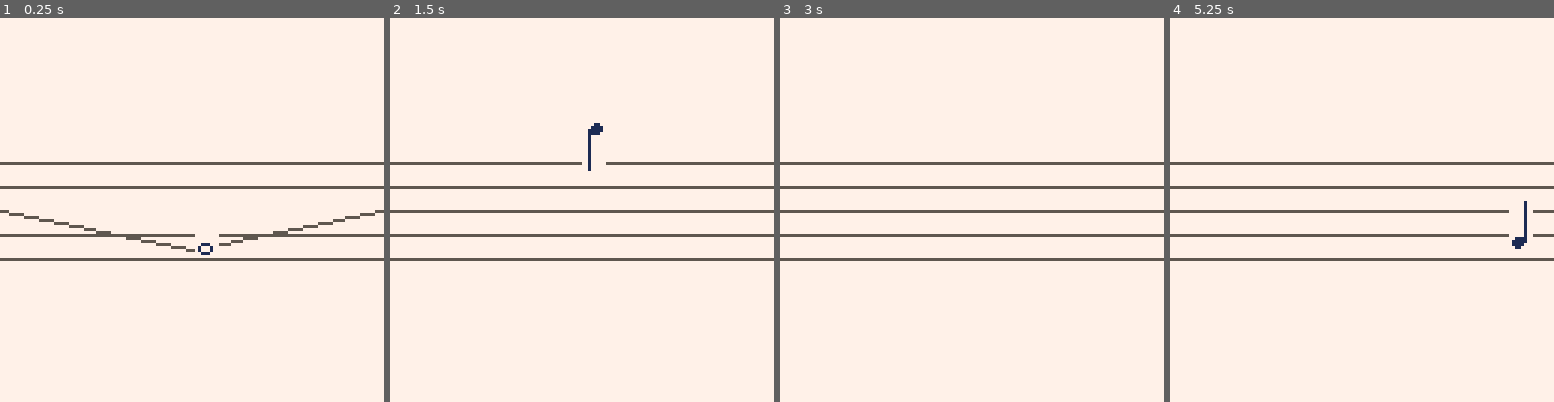
Above: before the commit, frames 1-4 (left to right).
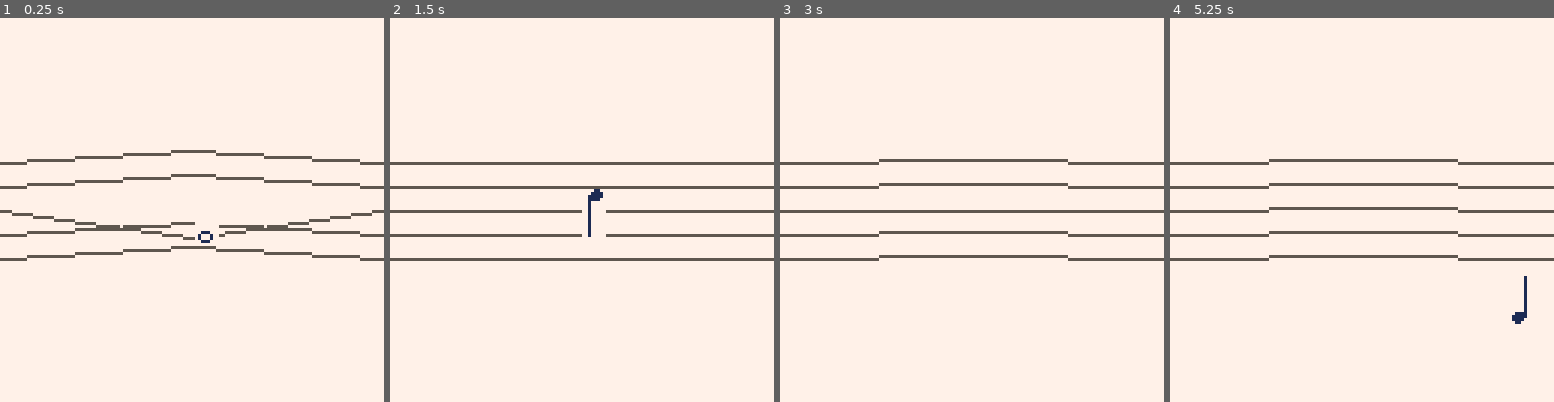
Above: after the commit, the same moments.

Repository: hypp/ld41
Game: PICO-8 cartridge carts/ld41.p8
Two runs of this game, one before a commit and one after it. Both use one fixed random seed, a clock stepped at 60 frames per second and the inputs below.
Inputs:
- Up to frame 1 (0.25 s): no input
- Up to frame 2 (1.5 s): tap X (X key) at 0.33, 1.07 s; tap O (Z key) at 0.7 s
- Up to frame 3 (3 s): hold Right 1.6-2.1 s; tap O (Z key) every 0.4 s from 1.7 to 2.9 s; tap X (X key) at 1.85, 2.97 s; hold Right from 2.47 s (still down)
- Up to frame 4 (5.25 s): release Right at 3.03 s; hold Left 3.08-3.58 s; tap O (Z key) every 0.4 s from 3.3 to 4.9 s; hold Right 4.02-4.68 s; tap X (X key) at 4.08, 5.2 s; hold Left from 5.08 s (still down)

The runs differ from the first frame. In frame 1, 6.3% of the frame differs, in the area x 2-98%, y 34-64%; in frame 2, 0.5%; in frame 3, 3.1%; in frame 4, 4.3%.

Commit message:
all lines are springs

Diff:
--- a/carts/ld41.p8
+++ b/carts/ld41.p8
@@ -18,6 +18,10 @@
  for i=1,5 do
   line1={}
   line1.y = y
+  line1.spring_x = 64
+  line1.spring_y = y+8
+  line1.spring_vel_y = 0.0
+  line1.spring_acc_y = 0.0
   line1.has_player = false
   add(lines,line1)
 
@@ -27,12 +31,15 @@
  lines[3].has_player = true
  player.line = 3
 
+-- spring constants
+ k = 0.085
+ d = 0.125
+
 end
 
 function _update()
  local force_y = 0
  force_y += 0.6 -- gravity
-
 
  if btn(0) then
   player.acc_x = -1.0
@@ -57,8 +64,6 @@
  end
 
  if player.line > 0 then
-  k = 0.045
-  d = 0.08
   diff = lines[player.line].y - player.y
   force_y += diff*k - player.vel_y*d
  end
@@ -85,18 +90,31 @@
   player.y = 100
  end
 
+ for l in all(lines) do
+  if l.has_player then
+   l.spring_x = player.x
+   l.spring_y = player.y
+  else
+   force_y = 0.0
+--   force_y += 0.6 -- gravity
+
+   diff = l.y - l.spring_y
+   force_y += diff*k - l.spring_vel_y*d
+   l.spring_acc_y = force_y
+   l.spring_vel_y += l.spring_acc_y
+   l.spring_y += l.spring_vel_y
+  end
+ end
+
+
 end
 
 function _draw()
  cls(7)
 
  for l in all(lines) do
-  if l.has_player then
-   line(0,l.y,player.x,player.y,5)
-   line(player.x,player.y,127,l.y,5)
-  else
-   line(0,l.y,127,l.y,5)
-  end
+  line(0,l.y,l.spring_x,l.spring_y,5)
+  line(l.spring_x,l.spring_y,127,l.y,5)
  end
 
  if player.y >= 64 then
